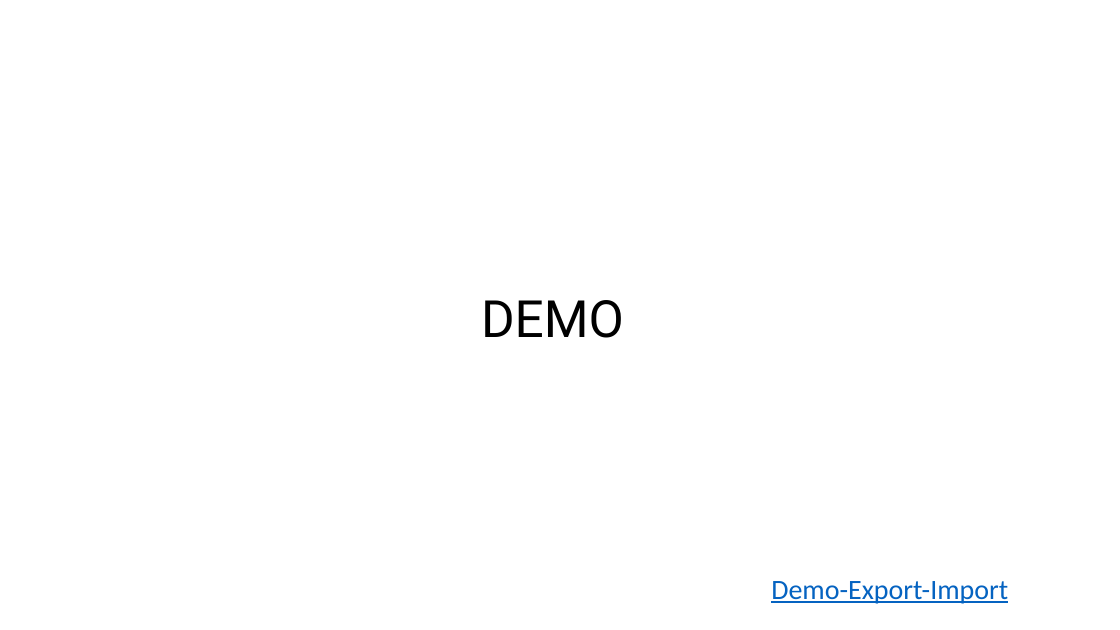
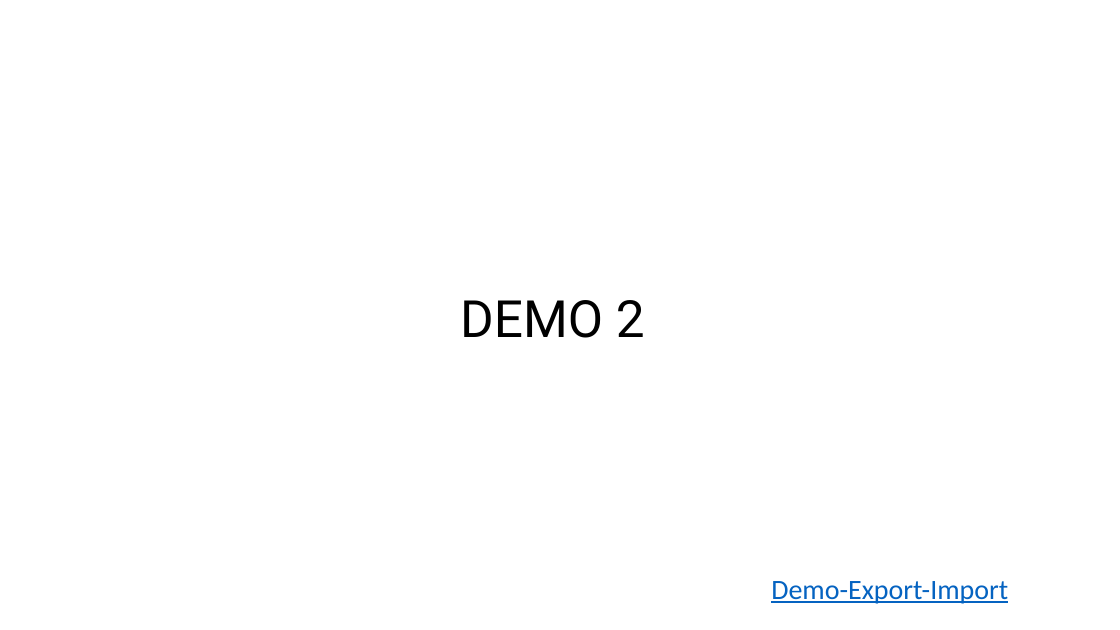
Before and after one commit to cfclick/CFSummit2016, a slide deck: slide 12 of powerpoint/SmartPDF/Don't Just PDF.pptx. Drawn at 1120x630 pixels with LibreOffice and Linux fonts; fonts in the diff are those of the drawing; background and template pictures are left out. Boxes give left, top, right and bottom in pixels: in the first picture for what was removed or moved away, otherwise in the second. Text is boxed around its words. In the diff, an @@ line names an element or a change of style, - is before the commit and + after.

```diff
--- a/powerpoint/SmartPDF/Don't Just PDF.pptx
+++ b/powerpoint/SmartPDF/Don't Just PDF.pptx
@@ title at bbox=[460, 300, 645, 338]: text changed @@
-DEMO
+DEMO 2
```
Also in this commit, not shown: 10 other slides changed, 1 slide removed, 4 other files.
